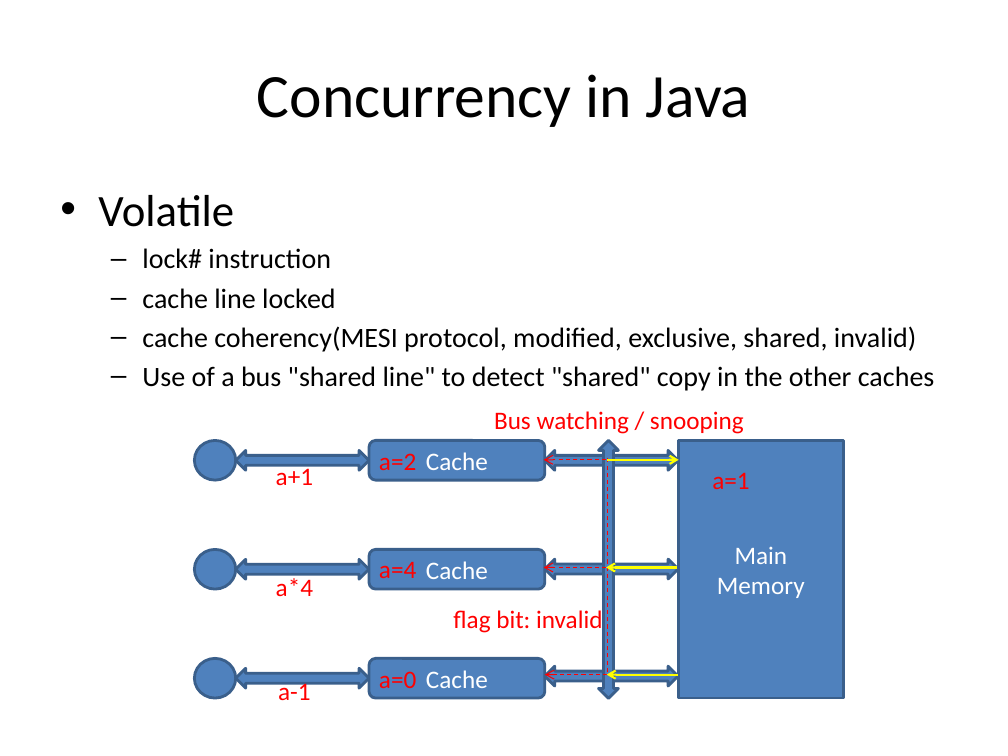
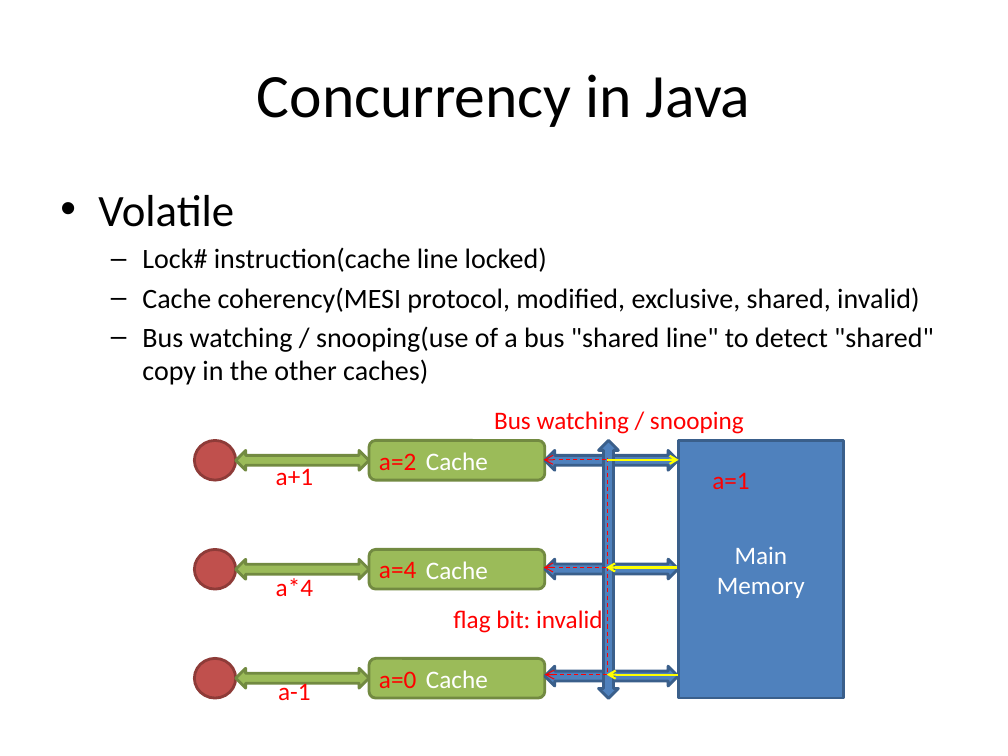
Before and after one commit to guhanjie/Knowledge-sharing, a slide deck: slide 29 of data model in memory and disk.pptx. Drawn at 1008x756 pixels with LibreOffice and Linux fonts; fonts in the diff are those of the drawing. Boxes give left, top, right and bottom in pixels: in the first picture for what was removed or moved away, otherwise in the second. Text is boxed around its words. In the diff, an @@ line names an element or a change of style, - is before the commit and + after.

```diff
--- a/data model in memory and disk.pptx
+++ b/data model in memory and disk.pptx
@@ text at (x1=142, y1=247, x2=934, y2=385): text changed @@
-  – lock# instruction
-  – cache line locked
-  – cache coherency(MESI protocol, modified, exclusive, shared, invalid)
-  – Use of a bus "shared line" to detect "shared" copy in the other caches
+  – Lock# instruction(cache line locked)
+  – Cache coherency(MESI protocol, modified, exclusive, shared, invalid)
+  – Bus watching / snooping(use of a bus "shared line" to detect "shared" copy in the other caches)
@@ fill #4F81BD to #C0504D; outline #3A5F8C 2 pt to #8E3B39 2 pt in 3 elements at (x1=195, y1=440, x2=236, y2=480), (x1=195, y1=549, x2=236, y2=589), (x1=195, y1=658, x2=236, y2=698) @@
@@ fill #4F81BD to #9BBB59; outline #3A5F8C 2 pt to #738A42 2 pt in 6 elements at (x1=369, y1=440, x2=544, y2=480), (x1=369, y1=549, x2=544, y2=589), (x1=369, y1=658, x2=544, y2=698), (x1=236, y1=451, x2=369, y2=471), (x1=236, y1=559, x2=369, y2=580), (x1=236, y1=668, x2=369, y2=688) @@
```
Also in this commit, not shown: 14 other slides changed, 1 slide added.
